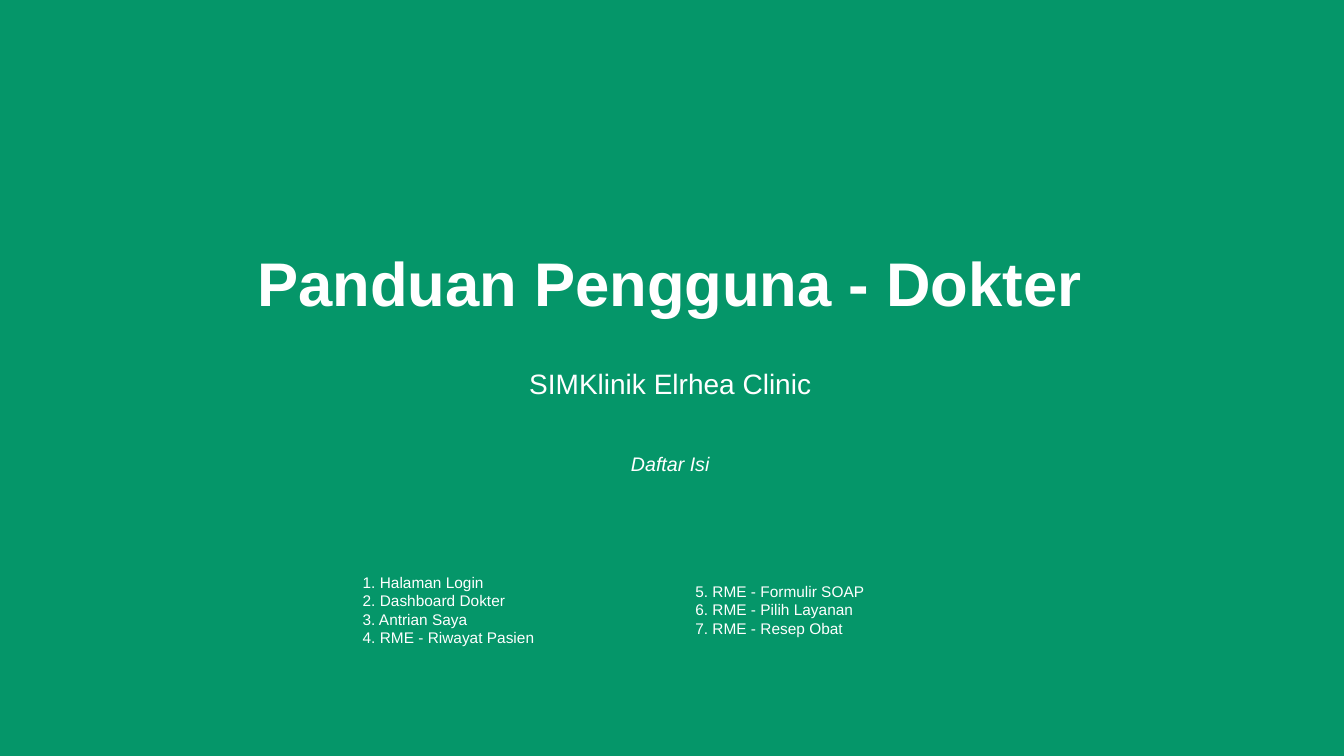
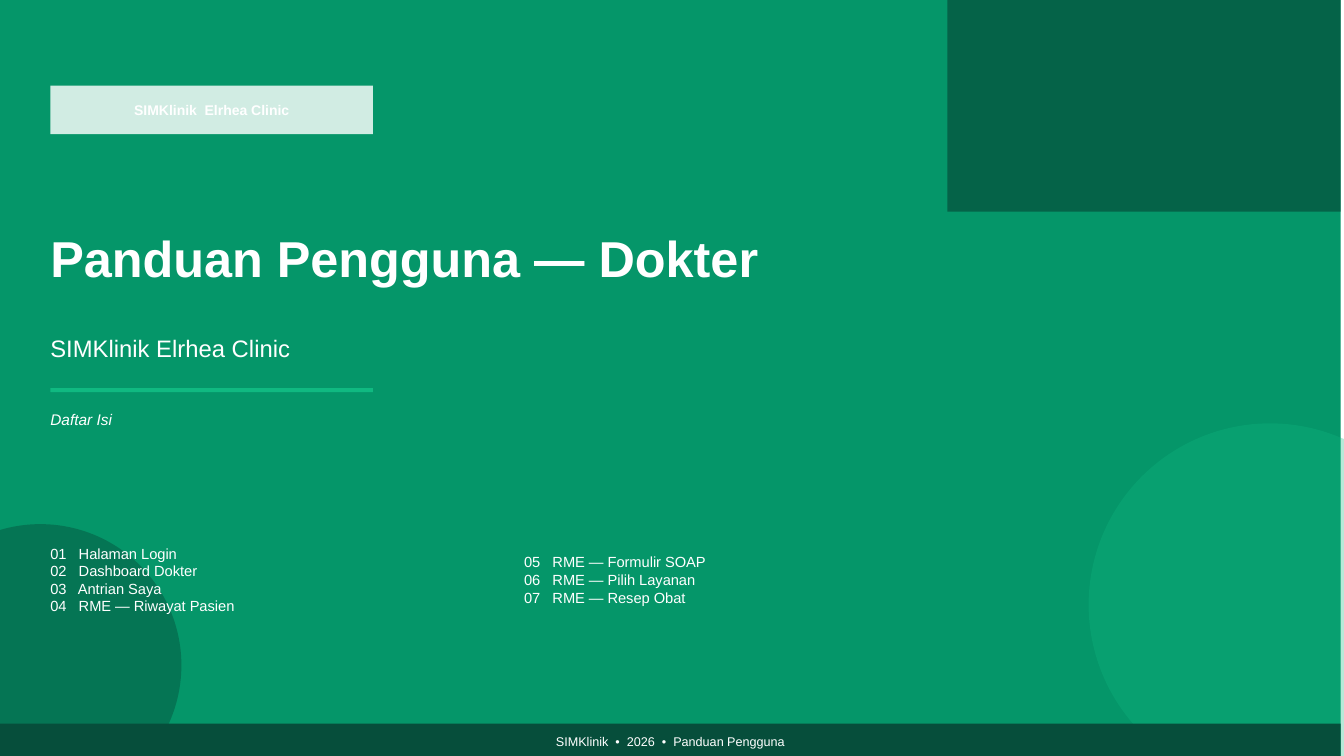
Before and after one commit to NixFester/demo-clinic, a slide deck: slide 1 of dokumen/dokter.pptx. Drawn at 1344x756 pixels with LibreOffice and Linux fonts; fonts in the diff are those of the drawing. Boxes give left, top, right and bottom in pixels: in the first picture for what was removed or moved away, otherwise in the second. Text is boxed around its words. In the diff, an @@ line names an element or a change of style, - is before the commit and + after.

```diff
--- a/dokumen/dokter.pptx
+++ b/dokumen/dokter.pptx
@@ background #059669 to #FFFFFF @@
@@ rectangle added at <box>0,0,1341,756</box>, fill #059669 @@
@@ rectangle added at <box>948,0,1341,212</box>, fill #064E3B at 70% opacity @@
@@ rectangle added at <box>50,86,373,134</box>, fill #FFFFFF at 82% opacity @@
@@ text at <box>50,240,759,287</box>: text changed; size 44 to 36 pt @@
-Panduan Pengguna - Dokter
+Panduan Pengguna — Dokter
@@ text "SIMKlinik Elrhea Clinic": place and size @@
-text "SIMKlinik Elrhea Clinic" at <box>529,373,812,395</box>
+text "SIMKlinik Elrhea Clinic" at <box>50,339,290,358</box>
@@ text "SIMKlinik Elrhea Clinic" at <box>50,339,290,358</box>: size 20 to 17 pt; alignment centre to left @@
@@ rectangle added at <box>50,388,373,392</box>, fill #10B981 @@
@@ text "Daftar Isi": place and size @@
-text "Daftar Isi" at <box>631,456,710,472</box>
+text "Daftar Isi" at <box>50,414,112,425</box>
@@ text "Daftar Isi" at <box>50,414,112,425</box>: size 14 to 11 pt; alignment centre to left @@
@@ ellipse added at <box>1089,423,1344,756</box>, fill #10B981 at 30% opacity @@
@@ ellipse added at <box>0,524,181,756</box>, fill #064E3B at 45% opacity @@
@@ text at <box>50,548,235,614</box>: text changed; size 11 to 10.5 pt @@
-1. Halaman Login
-2. Dashboard Dokter
-3. Antrian Saya
-4. RME - Riwayat Pasien
+01 Halaman Login
+02 Dashboard Dokter
+03 Antrian Saya
+04 RME — Riwayat Pasien
@@ text at <box>524,556,706,606</box>: text changed; size 11 to 10.5 pt @@
-5. RME - Formulir SOAP
-6. RME - Pilih Layanan
-7. RME - Resep Obat
+05 RME — Formulir SOAP
+06 RME — Pilih Layanan
+07 RME — Resep Obat
@@ rectangle added at <box>0,724,1341,756</box>, fill #064E3B @@
@@ text added at <box>556,737,784,749</box>, 9 pt, text #FFFFFF @@
+SIMKlinik • 2026 • Panduan Pengguna
```
Also in this commit, not shown: 14 other slides changed, 1 slide added, 1 slide removed, 23 other files.
